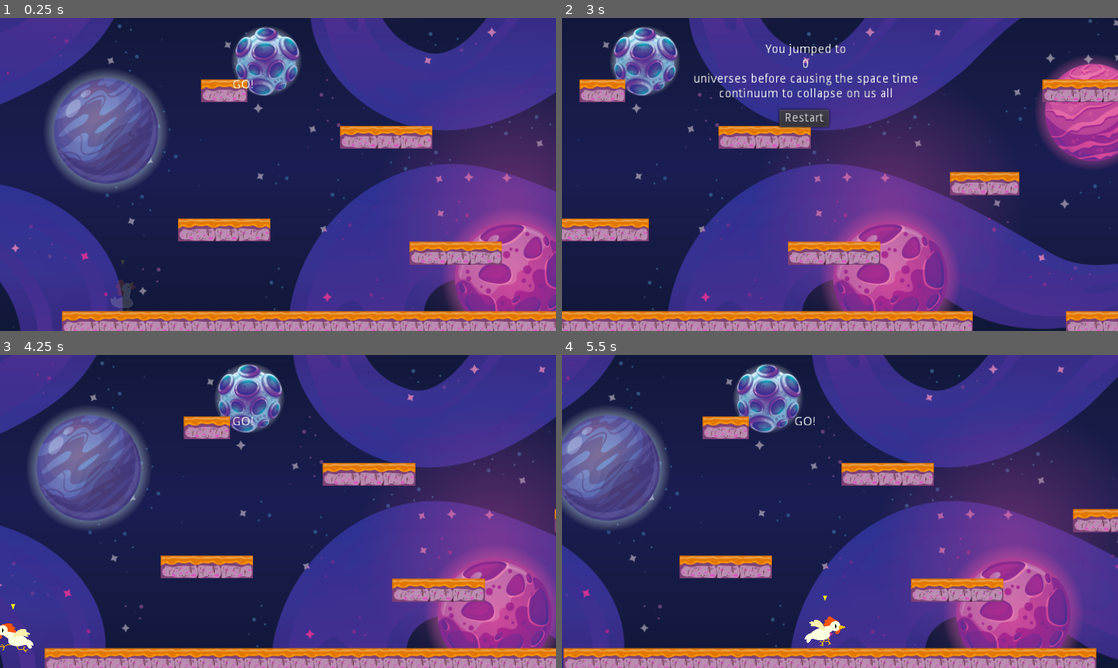
Above: before the commit, frames 1-4 (two rows, left to right).
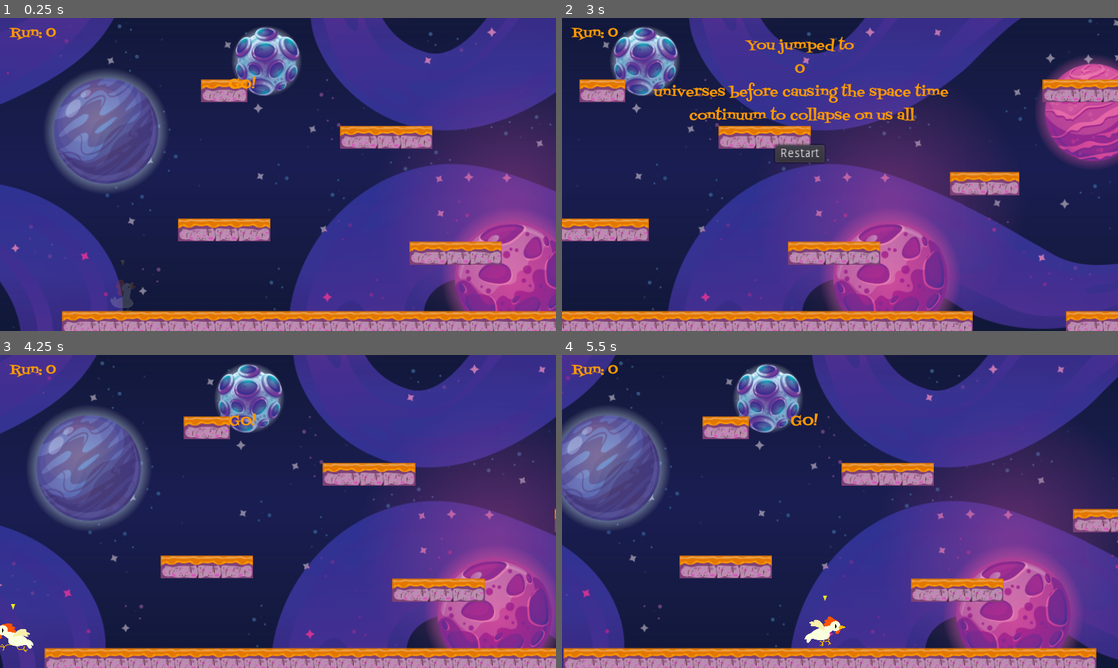
Above: after the commit, the same moments.

Repository: DevIbrahimHussein/Chicken_Verse
Game: Godot game, scene res://World.tscn
The game is run twice, just before and just after one commit, with the same random seed, the same clock (stepped at 60 frames per second) and the same inputs. This scene is started directly instead of the project's main scene.
Inputs:
- Up to frame 1 (0.25 s): no input
- Up to frame 2 (3 s): tap Enter (ui_accept) at 0.5, 0.77, 1.52 s; hold Right (ui_right) 0.53-2.03 s; hold Left (ui_left) from 2.03 s (still down)
- Up to frame 3 (4.25 s): keep holding Left (ui_left); tap Enter (ui_accept) at 3.02, 3.77 s
- Up to frame 4 (5.5 s): release Left (ui_left) at 4.28 s; hold Right (ui_right) from 4.28 s (still down); tap Enter (ui_accept) at 4.52 s

The runs differ from the first frame. In frame 1, 0.2% of the frame differs, in the area x 1-46%, y 3-23%; in frame 2, 3.8%, in the area x 1-70%, y 3-47%; in frame 3, 0.2%; in frame 4, 0.3%.

Commit message:
Font and other fixes

Diff:
--- a/TitleScreen.tscn
+++ b/TitleScreen.tscn
@@ -14,6 +14,7 @@
 font_data = ExtResource( 7 )
 
 [node name="TitleScreen" type="Control"]
+editor/display_folded = true
 anchor_right = 1.0
 anchor_bottom = 1.0
 margin_right = 639.0
--- /dev/null
+++ b/UI/FontedText.tscn
@@ -0,0 +1,15 @@
+[gd_scene load_steps=3 format=2]
+
+[ext_resource path="res://fonts/FontdinerSwanky.ttf" type="DynamicFontData" id=1]
+
+[sub_resource type="DynamicFont" id=1]
+font_data = ExtResource( 1 )
+
+[node name="Label" type="Label"]
+grow_horizontal = 2
+grow_vertical = 2
+custom_fonts/font = SubResource( 1 )
+custom_colors/font_color = Color( 1, 0.603922, 0, 1 )
+custom_colors/font_outline_modulate = Color( 1, 1, 1, 1 )
+align = 1
+valign = 1
--- a/UI/RunStatePrompts.tscn
+++ b/UI/RunStatePrompts.tscn
@@ -1,6 +1,7 @@
-[gd_scene load_steps=4 format=2]
+[gd_scene load_steps=5 format=2]
 
 [ext_resource path="res://UI/RunStatePrompts.gd" type="Script" id=1]
+[ext_resource path="res://UI/FontedText.tscn" type="PackedScene" id=2]
 
 [sub_resource type="Animation" id=1]
 resource_name = "FadeIn"
@@ -37,13 +38,8 @@
 [node name="Prompts" type="Position2D"]
 script = ExtResource( 1 )
 
-[node name="RunStateText" type="Label" parent="."]
-margin_left = -18.7488
-margin_top = -5.53242
-margin_right = 21.2512
-margin_bottom = 8.46758
+[node name="RunStateText" parent="." instance=ExtResource( 2 )]
 text = "Go!"
-align = 1
 
 [node name="FadeAnimation" type="AnimationPlayer" parent="."]
 anims/FadeIn = SubResource( 1 )
--- a/World.gd
+++ b/World.gd
@@ -73,6 +73,7 @@
 	return player
 
 func _process(delta):
+	$CanvasLayer/Label.text = "Run: %s" % Globals.completed_runs_count
 	if (game_ended && Input.is_action_just_pressed("ui_accept")):
 		Globals.emitter.emit('game_start')
 	var xCamera = camera_anchor.position.x + camera_edge_offset
--- a/World.tscn
+++ b/World.tscn
@@ -8,8 +8,9 @@
 [ext_resource path="res://Audio/316920__rudmer-rotteveel__chicken-single-alarm-call.wav" type="AudioStream" id=6]
 [ext_resource path="res://Sprites/Environment/portal-01.png" type="Texture" id=7]
 [ext_resource path="res://Sprites/Environment/floor tile-02.png" type="Texture" id=8]
-[ext_resource path="res://UI/GameOverLabelHolder.gd" type="Script" id=9]
-[ext_resource path="res://UI/RunStatePrompts.tscn" type="PackedScene" id=10]
+[ext_resource path="res://UI/FontedText.tscn" type="PackedScene" id=9]
+[ext_resource path="res://UI/GameOverLabelHolder.gd" type="Script" id=10]
+[ext_resource path="res://UI/RunStatePrompts.tscn" type="PackedScene" id=11]
 
 [sub_resource type="ConvexPolygonShape2D" id=1]
 points = PoolVector2Array( 0, 0, 32, 0, 32, 32, 0, 32 )
@@ -169,35 +170,32 @@
 tile_data = PoolIntArray( -65530, 0, 0, -65529, 1, 0, -65510, 0, 0, -65509, 2, 0, -65508, 2, 0, -65507, 1, 0, 39, 0, 0, …(1035 unchanged characters)…
 
 [node name="CanvasLayer" type="CanvasLayer" parent="."]
-editor/display_folded = true
+
+[node name="Label" parent="CanvasLayer" instance=ExtResource( 9 )]
+margin_left = 10.5734
+margin_top = 5.12846
+margin_right = 64.5734
+margin_bottom = 30.1285
+text = "Run: 0"
 
 [node name="LabelHolder" type="Position2D" parent="CanvasLayer"]
-editor/display_folded = true
 visible = false
-position = Vector2( 279.224, 76.4543 )
-script = ExtResource( 9 )
-
-[node name="GameOver" type="Label" parent="CanvasLayer/LabelHolder"]
-anchor_left = 0.5
-anchor_top = 0.5
-anchor_right = 0.5
-anchor_bottom = 0.5
-margin_left = -37.3659
-margin_top = -21.5722
-margin_right = 39.6341
-margin_bottom = -7.57219
-grow_horizontal = 2
-grow_vertical = 2
-text = "Game Over!"
-align = 1
-valign = 1
+position = Vector2( 274.313, 107.148 )
+script = ExtResource( 10 )
+
+[node name="GameOver" parent="CanvasLayer/LabelHolder" instance=ExtResource( 9 )]
+margin_left = -19.2392
+margin_top = -47.7662
+margin_right = 18.7608
+margin_bottom = -22.7662
+text = "Game Over"
 
 [node name="RestartButton" type="Button" parent="CanvasLayer/LabelHolder"]
 margin_left = -29.0349
-margin_top = 28.8347
+margin_top = 38.6566
 margin_right = 27.9651
-margin_bottom = 48.8347
+margin_bottom = 58.6566
 text = "Restart"
 
-[node name="Prompts" parent="CanvasLayer" instance=ExtResource( 10 )]
+[node name="Prompts" parent="CanvasLayer" instance=ExtResource( 11 )]
 position = Vector2( 279.255, 76.1603 )
Not shown: 1 places in World.tscn that only renumber resources
Not shown, added: export_presets.cfg
Binary file added: fonts/FontdinerSwanky.ttf
